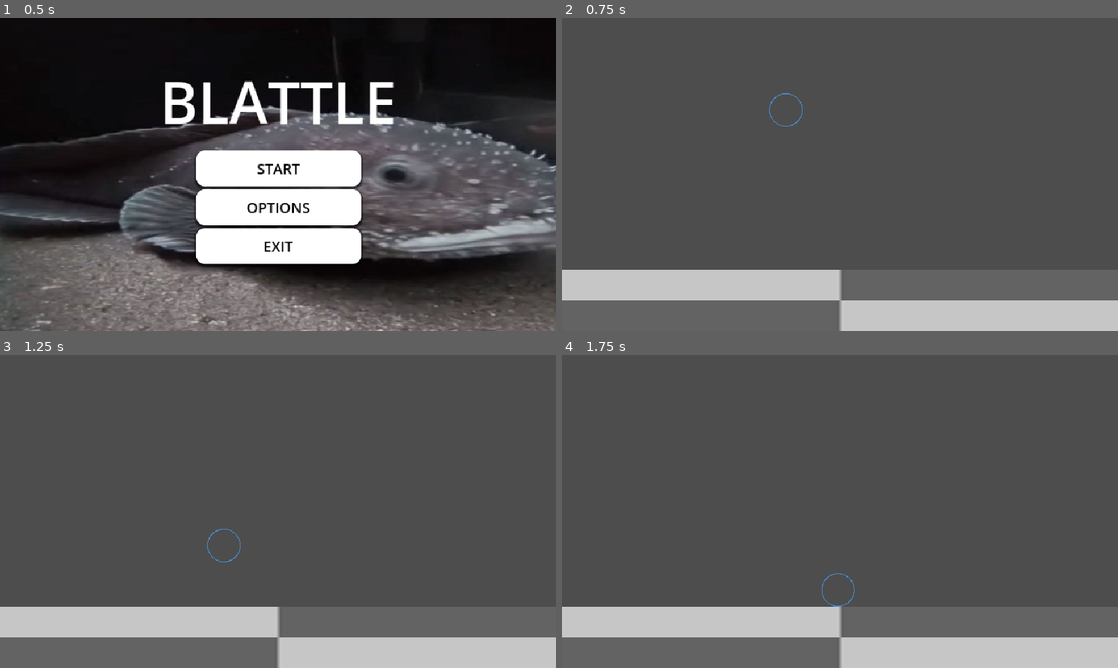
Above: before the commit, frames 1-4 (two rows, left to right).
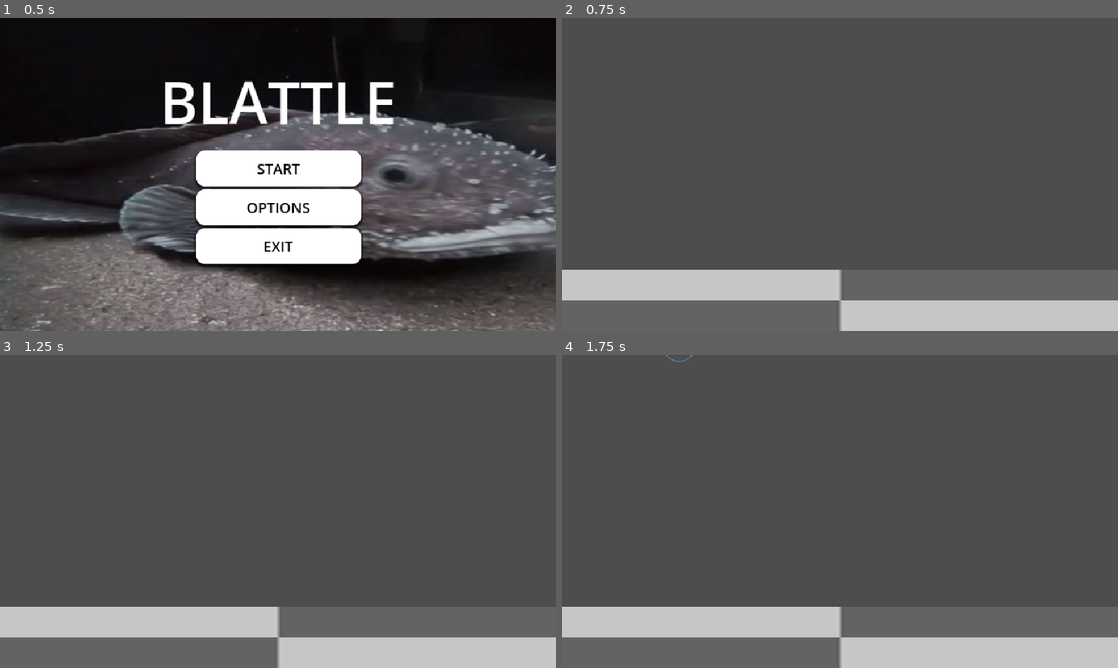
Above: after the commit, the same moments.

Repository: piperinnshall/Blattle
Game: Godot game, scene res://piper/scenes/menu/main_menu.tscn
The game is run twice, just before and just after one commit, with the same random seed, the same clock (stepped at 60 frames per second) and the same inputs. The project has no main scene, so this scene is started directly.
Inputs (mouse positions are in pixels of both pictures, inside the frame that each line leads up to):
- Up to frame 1 (0.5 s): no input
- Up to frame 2 (0.75 s): click "START" at 0.5 s
- Up to frame 3 (1.25 s): no input
- Up to frame 4 (1.75 s): tap Enter (ui_accept) at 1.25 s; move the mouse to (962, 495) at 1.27 s; hold Right (ui_right) from 1.28 s (still down); hold W (jump) from 1.28 s (still down); click (962, 495) at 1.42 s

Frame 1 is identical in both runs. In frame 2, less than 0.1% of the frame differs, in the area x 37-44%, y 24-35%; in frame 3, less than 0.1%; in frame 4, less than 0.1%, in the area x 18-53%, y 0-81%.

Commit message:
feat: Buffered triple jump

Diff:
--- a/piper/scenes/character/player.tscn
+++ b/piper/scenes/character/player.tscn
@@ -6,7 +6,6 @@
 
 [node name="Player" instance=ExtResource("1_4flbx")]
 script = ExtResource("1_ri3t2")
-max_jumps = 0
 
 [node name="Sprite2D" parent="HurtboxShape" index="0"]
 scale = Vector2(0.038, 0.038)
--- a/piper/scenes/level/level.tscn
+++ b/piper/scenes/level/level.tscn
@@ -1,11 +1,9 @@
-[gd_scene load_steps=4 format=3 uid="uid://cmhdct4cbcl2r"]
+[gd_scene load_steps=3 format=3 uid="uid://cmhdct4cbcl2r"]
 
-[ext_resource type="Script" uid="uid://dtifyktxmbimu" path="res://piper/scripts/level/level.gd" id="1_xga17"]
 [ext_resource type="Texture2D" uid="uid://b7vuj63lkfxku" path="res://piper/resources/level/images.png" id="2_3pj2v"]
-[ext_resource type="PackedScene" uid="uid://by0kv3qeqhfxm" path="res://piper/scenes/character/player.tscn" id="3_urkm7"]
+[ext_resource type="PackedScene" uid="uid://by0kv3qeqhfxm" path="res://piper/scenes/character/player.tscn" id="2_urkm7"]
 
 [node name="Level" type="Node2D"]
-script = ExtResource("1_xga17")
 
 [node name="LevelBody" type="StaticBody2D" parent="."]
 
@@ -17,5 +15,5 @@
 scale = Vector2(4.26667, 0.471111)
 texture = ExtResource("2_3pj2v")
 
-[node name="Player" parent="." instance=ExtResource("3_urkm7")]
-position = Vector2(386, 146)
+[node name="Player" parent="." instance=ExtResource("2_urkm7")]
+position = Vector2(130, -68)
--- a/piper/scripts/character/character.gd
+++ b/piper/scripts/character/character.gd
@@ -1,8 +1,12 @@
 extends CharacterBody2D
 class_name Character
 
+# --- Exported Variables ---
+
 @export_group("Properties")
 @export var speed: float = 200.0
+@export var acceleration: float = 1000.0
+@export var friction: float = 800.0
 
 @export_subgroup("Jump")
 @export var gravity: float = 800.0
@@ -12,58 +16,61 @@
 
 # --- State ---
 
-var _buffered_jump: bool = false
 var _jumps_left: int
-var _jump_buffer_timer: float = 0.0
-var input_dir: int = 0
+var _input_buffer := {}
 
-# --- Builtin ---
-
-func _ready():
-	_jumps_left = max_jumps
+# --- Built-in ---
 
 func _physics_process(delta):
-	_update_jump_buffer(delta)
 	_apply_gravity(delta)
-	_process_jump()
-	_handle_movement(delta)
-	_update_state()
-
+	_apply_movement(delta)
+	_update_input_buffer(delta)
+	_handle_jump_input()
 	move_and_slide()
+	if is_on_floor():
+		_jumps_left = max_jumps
 
 # --- Abstract ---
 
-func _handle_movement(_delta):
-	pass
+func _get_movement_input() -> float: return 0
+func _get_jump_input() -> bool: return false
 
-# --- Default ---
+# --- Movement ---
 
-func buffer_jump():
-	_buffered_jump = true
-	_jump_buffer_timer = jump_buffer_time
-
-func _update_jump_buffer(delta):
-	if _buffered_jump:
-		_jump_buffer_timer -= delta
-		if _jump_buffer_timer <= 0.0:
-			_buffered_jump = false
-
-func _apply_gravity(delta):
+func _apply_gravity(delta: float):
 	if not is_on_floor():
 		velocity.y += gravity * delta
-	elif velocity.y > 0.0:
-		velocity.y = 0.0
 
-func _process_jump():
-	if _buffered_jump:
-		if _jumps_left > 0:
-			_do_jump()
-			_buffered_jump = false
+func _apply_movement(delta: float):
+	var input_dir = _get_movement_input()
+	if input_dir != 0.0:
+		velocity.x = move_toward(velocity.x, input_dir * speed, acceleration * delta)
+	else:
+		velocity.x = move_toward(velocity.x, 0.0, friction * delta)
 
-func _do_jump():
+func _handle_jump_input():
+	if _get_jump_input(): _buffer_input("jump")
+	if _input_buffer.has("jump") and _can_jump():
+		_perform_jump()
+		_input_buffer.erase("jump")
+
+func _can_jump() -> bool:
+	return _jumps_left > 0
+
+func _perform_jump():
 	velocity.y = -jump_force
 	_jumps_left -= 1
 
-func _update_state():
-	if is_on_floor():
-		_jumps_left = max_jumps
+# --- Input Buffer ---
+
+func _buffer_input(action: String):
+	_input_buffer[action] = jump_buffer_time
+
+func _update_input_buffer(delta: float):
+	var to_remove := []
+	for action in _input_buffer.keys():
+		_input_buffer[action] -= delta
+		if _input_buffer[action] <= 0:
+			to_remove.append(action)
+	for action in to_remove:
+		_input_buffer.erase(action)
--- a/piper/scripts/character/player.gd
+++ b/piper/scripts/character/player.gd
@@ -1,19 +1,7 @@
 extends Character
 
-func _physics_process(delta):
-	_process_input()
-	super._physics_process(delta)
+func _get_movement_input() -> float:
+	return Input.get_axis("ui_left", "ui_right")
 
-func _process_input():
-	input_dir = 0
-	if Input.is_action_pressed("ui_right"):
-		input_dir += 1
-	if Input.is_action_pressed("ui_left"):
-		input_dir -= 1
-	if Input.is_action_just_pressed("ui_up"):
-		buffer_jump()
-
-# --- Override ---
-
-func _handle_movement(_delta):
-	velocity.x = input_dir * speed
+func _get_jump_input() -> bool:
+	return Input.is_action_just_pressed("ui_up")
--- a/piper/scripts/level/level.gd
+++ /dev/null
@@ -1 +0,0 @@
-extends Node2D
Not shown, removed: piper/scripts/level/level.gd.uid
